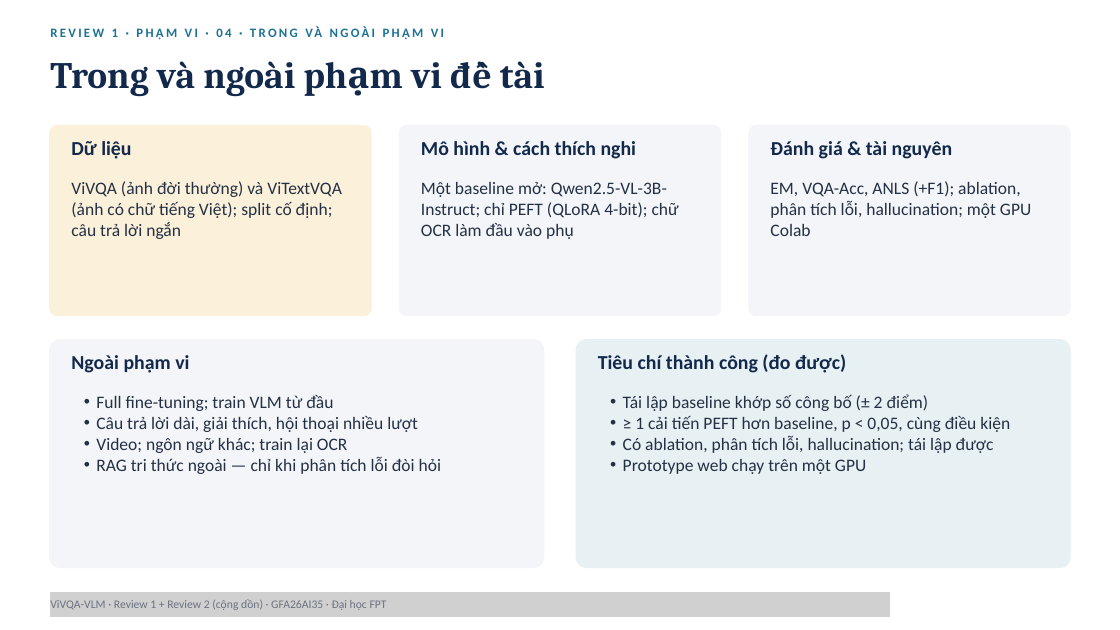
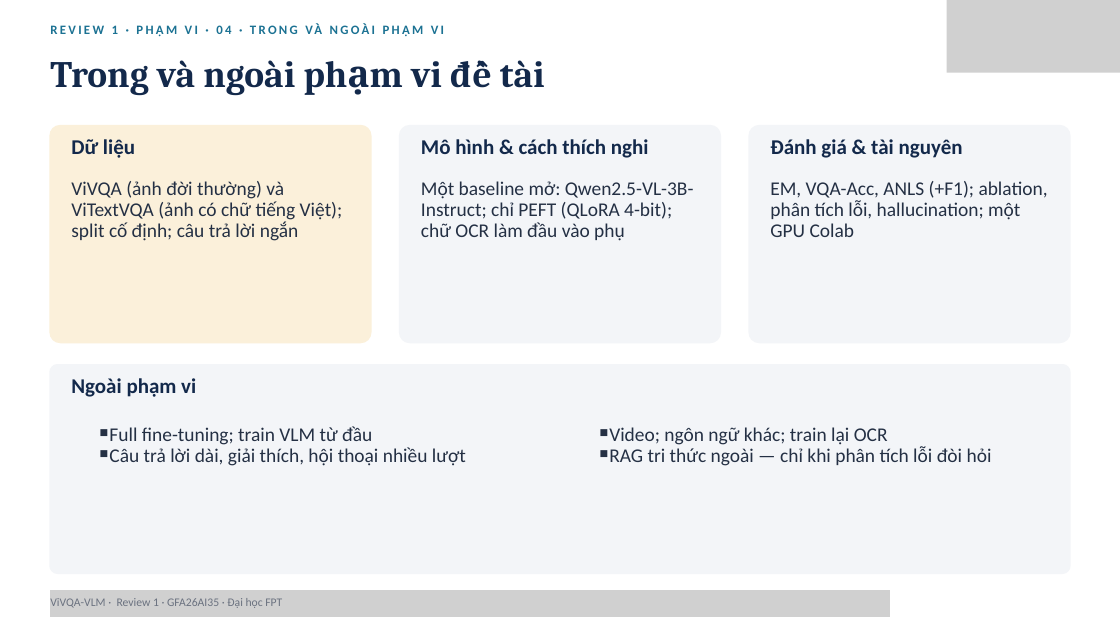
Before and after one commit to PLHGNAOH/ViVQA-VLM, a slide deck: slide 7 of docs/04_slides/cumulative/ViVQA-VLM_Review1-2_KLTN.pptx. Drawn at 1120x630 pixels with LibreOffice and Linux fonts; fonts in the diff are those of the drawing; grey boxes stand for pictures. Boxes give left, top, right and bottom in pixels: in the first picture for what was removed or moved away, otherwise in the second. Text is boxed around its words. In the diff, an @@ line names an element or a change of style, - is before the commit and + after.

```diff
--- a/docs/04_slides/cumulative/ViVQA-VLM_Review1-2_KLTN.pptx
+++ b/docs/04_slides/cumulative/ViVQA-VLM_Review1-2_KLTN.pptx
@@ text "Trong và ngoài phạm vi ...": place and size @@
-text "Trong và ngoài phạm vi ..." at [305, 27, 545, 89]
+text "Trong và ngoài phạm vi ..." at [305, 23, 545, 88]
@@ text "REVIEW 1 · PHẠM VI ..." rewrapped from [50, 28, 442, 97] to [50, 25, 295, 397] @@
@@ picture added at [947, 0, 1120, 73] @@
@@ freeform shape: place and size @@
-freeform shape at [50, 125, 371, 316]
+freeform shape at [49, 125, 371, 343]
@@ freeform shape at [49, 125, 371, 343]: outline #FBF0DA 1.5 pt to none @@
@@ freeform shape: place and size @@
-freeform shape at [399, 125, 721, 316]
+freeform shape at [399, 125, 721, 343]
@@ freeform shape at [399, 125, 721, 343]: outline #F3F5F8 1.5 pt to none @@
@@ freeform shape at [748, 125, 1070, 343]: outline #F3F5F8 1.5 pt to none @@
@@ freeform shape: place and size @@
-freeform shape at [749, 125, 1070, 316]
+freeform shape at [748, 125, 1070, 343]
@@ size 22.5 to 25 pt in 3 elements at [71, 181, 343, 241], [421, 181, 694, 241], [770, 181, 1048, 237] @@
@@ freeform shape removed at [50, 339, 544, 567] @@
@@ freeform shape removed at [576, 339, 1070, 567] @@
@@ text removed at [598, 354, 846, 373] @@
-Tiêu chí thành công (đo được)
@@ freeform shape added at [49, 364, 1071, 574], fill #F3F5F8 @@
@@ size 25.5 to 27 pt in 4 elements at [71, 139, 135, 158], [421, 139, 649, 158], [770, 139, 963, 158], [71, 378, 121, 397] @@
@@ text "Ngoài phạm vi": place and size @@
-text "Ngoài phạm vi" at [71, 355, 189, 373]
+text "Ngoài phạm vi" at [71, 378, 121, 397]
@@ text removed at [623, 394, 1010, 474] @@
-  • Tái lập baseline khớp số công bố (± 2 điểm)
-  • ≥ 1 cải tiến PEFT hơn baseline, p < 0,05, cùng điều kiện
-  • Có ablation, phân tích lỗi, hallucination; tái lập được
-  • Prototype web chạy trên một GPU
@@ text "Full fine-tuning; train VLM từ ...": place and size @@
-text "Full fine-tuning; train VLM từ ..." at [96, 395, 441, 474]
+text "Full fine-tuning; train VLM từ ..." at [109, 426, 466, 466]
@@ text "Full fine-tuning; train VLM từ ..." at [109, 426, 466, 466]: size 22.5 to 25 pt; bullet • to ￭; list level 2 to 4 in "Full fine-tuning; train VLM từ ..."; list level 2 to 4 in "Câu trả lời dài, giải ..." @@
@@ text at [96, 438, 441, 474]: paragraphs removed @@
-  • Video; ngôn ngữ khác; train lại OCR
-  • RAG tri thức ngoài — chỉ khi phân tích lỗi đòi hỏi
@@ text added at [609, 427, 992, 466], 25 pt, text #243044 @@
+      ￭ Video; ngôn ngữ khác; train lại OCR
+      ￭ RAG tri thức ngoài — chỉ khi phân tích lỗi đòi hỏi
@@ text at [50, 598, 282, 608]: text changed @@
-ViVQA-VLM · Review 1 + Review 2 (cộng dồn) · GFA26AI35 · Đại học FPT
+ViVQA-VLM · Review 1 · GFA26AI35 · Đại học FPT
@@ picture added at [50, 590, 890, 617] @@
@@ picture added at [50, 591, 890, 613] @@
```
Also in this commit, not shown: 37 other slides changed, 4 slides added, 6 slides removed, 3 other files.
